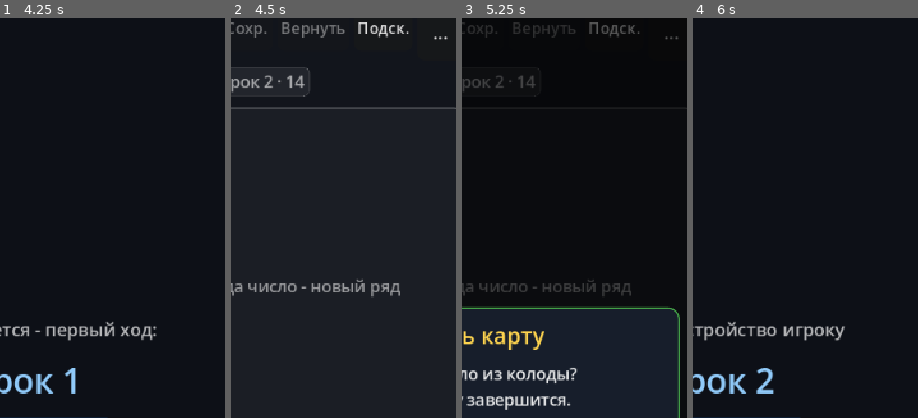
Above: before the commit, frames 1-4 (left to right).
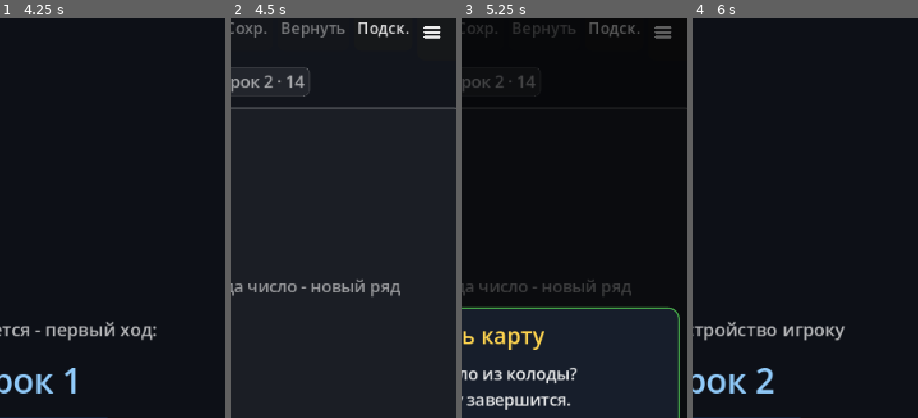
Above: after the commit, the same moments.

Repository: victor-osipov-dev/digital_game
Game: Godot game, scene res://scenes/main_menu.tscn
The game is run twice, just before and just after one commit, with the same random seed, the same clock (stepped at 60 frames per second) and the same inputs.
Inputs (mouse positions are % of the whole screen's width and height, from its top left):
- Up to frame 1 (4.25 s): click "Начать" at 0.5 s; click (93, 4) at 1.25 s; click "Колода 78" at 2 s; click "Подск." at 2.75 s; click "Взять" at 3.5 s
- Up to frame 2 (4.5 s): click "Готов(-а)" at 4.25 s
- Up to frame 3 (5.25 s): click "Колода 78" at 5 s
- Up to frame 4 (6 s): click "Взять" at 5.75 s
The pictures show only the part of the screen within x 46-96%, y 2-52%; the shares and areas given below are measured in that part.

Frame 1 is identical in both runs. In frame 2, 0.2% of the frame differs, in the area x 85-97%, y 2-6%; in frame 3, 0.2%; in frame 4, nothing differs.

Commit message:
Рисованные иконки вместо глифов: звезда джокера и бургер
По просьбе вернуть вид «как раньше»: звезда и бургер снова выглядят
как ★/☰, но шрифт тут ни при чём — обе иконки рисуются кодом и от
устройства не зависят (Web-фолбэка шрифтов нет, был тофу-квадрат).
- tile_view.gd: у джокера нет Label; звезда — полигон в _draw
  (10 вершин, пропорция 0.382, тёмная обводка x1.14 + белая);
  диаметр с обводкой держит тот же запас 6 px, что цифры.
  star_outer/star_points — static для тестов.
- game.gd: у кнопки-бургера нет текста; icon — процедурная
  ImageTexture 30px (три скруглённые полосы, как иконки чекбоксов
  в ui_theme). Тултип «Действия» на месте.
- Тесты: fit и отсутствие подписи у джокера, геометрия звезды
  (10 вершин, луч вверх, в радиусе), пиксели иконки бургера
  (середина закрашена, углы прозрачны).

Проверено: 22/22 клиентских, Web-экспорт собран. Визуально —
смотреть в браузере: звезда на джокере, бургер на узком экране.

Co-Authored-By: Claude Opus 5 (1M context) <noreply@anthropic.com>

Diff:
--- a/scripts/ui/game.gd
+++ b/scripts/ui/game.gd
@@ -380,10 +380,13 @@
 	_top_pinned = [cp_save_btn, cp_restore_btn, hint_btn]
 	_top_overflow = [help_btn, settings_btn, menu_btn]
 	_burger_btn = Button.new()
-	# Три точки вместо «☰»: триграммы нет во встроенном шрифте Web-сборки
-	# (тофу-квадрат), системного фолбэка там нет. Тултип «Действия»
-	# смысл сохраняет.
-	_burger_btn.text = Lang.t("...")
+	# Значок-бургер рисуется кодом (_burger_icon), а не глифом: триграммы
+	# нет во встроенном шрифте Web-сборки (был тофу-квадрат), системного
+	# фолбэка там же нет. Та же техника, что у рисованных иконок чекбоксов
+	# в ui_theme (PNG ради иконки не везём).
+	_burger_btn.text = ""
+	_burger_btn.icon = _burger_icon(30)
+	_burger_btn.expand_icon = false
 	_burger_btn.tooltip_text = Lang.t("Действия")
 	_burger_btn.custom_minimum_size = Vector2(60, Settings.touch(46))
 	_burger_btn.clip_text = true
@@ -394,7 +397,7 @@
 
 	# Ловец кликов мимо меню: закрывает бургер и съедает нажатие,
 	# чтобы оно не проваливалось в стол. Лежит под панелью, над всем
-	# остальным; кнопка «...» под ним, но её тап тоже ловится сюда же —
+	# остальным; кнопка-бургер под ним, но её тап тоже ловится сюда же —
 	# повторный тап закрывает, как и раньше.
 	_burger_catcher = ColorRect.new()
 	_burger_catcher.color = Color(0, 0, 0, 0)
@@ -842,6 +845,25 @@
 		_set_burger_open(false, false)
 
 
+## Значок-бургер s×s: три белые полосы со скруглёнными концами на
+## прозрачном фоне. Рисуем попиксельно, как иконки чекбоксов в ui_theme.
+func _burger_icon(s: int) -> ImageTexture:
+	var img := Image.create(s, s, false, Image.FORMAT_RGBA8)
+	img.fill(Color(0, 0, 0, 0))
+	var col := Color(1, 1, 1, 0.92)
+	var hw := float(s) * 0.31
+	var hr := maxf(1.5, float(s) * 0.06)
+	for row in [0.3, 0.5, 0.7]:
+		var yc := float(s) * float(row)
+		for y in range(s):
+			for x in range(s):
+				var dx := maxf(absf(float(x) + 0.5 - float(s) * 0.5) - hw, 0.0)
+				var dy := absf(float(y) + 0.5 - yc)
+				if Vector2(dx, dy).length() <= hr:
+					img.set_pixel(x, y, col)
+	return ImageTexture.create_from_image(img)
+
+
 func _toggle_burger_menu() -> void:
 	# Тап, закрывший меню через ловец, отдаёт ещё и release в кнопку
 	# под ним: без паузы меню тут же открылось бы обратно.
@@ -901,7 +923,7 @@
 		_burger_catcher.visible = _burger_open
 
 
-	## Панель под кнопку «...», правым краем по ней: поверх раскладки, ничего
+	## Панель под кнопку-бургер, правым краем по ней: поверх раскладки, ничего
 ## не сдвигает. Ширина — по содержимому, но не шире окна.
 func _place_burger_panel() -> void:
 	if _burger_panel == null or _burger_btn == null:
--- a/scripts/ui/tile_view.gd
+++ b/scripts/ui/tile_view.gd
@@ -76,23 +76,24 @@
 	# Число масштабируется и по фишке, и по шкале текста, но потолок —
 	# сама фишка: шире карточки цифра быть не может ни при какой
 	# настройке (0.82 оставляет запас под самый широкий глиф «88»).
-	var tile_base := int(round(ts.y * 0.4))
-	var fsize := clampi(Settings.fs(tile_base), 8, int((ts.x - 6.0) * 0.82))
-	var label := Label.new()
-	label.text = Lang.t("*") if tile.is_joker else str(tile.value)
-	label.horizontal_alignment = HORIZONTAL_ALIGNMENT_CENTER
-	label.vertical_alignment = VERTICAL_ALIGNMENT_CENTER
-	label.set_anchors_and_offsets_preset(Control.PRESET_FULL_RECT)
-	label.mouse_filter = Control.MOUSE_FILTER_IGNORE
-	label.add_theme_font_size_override("font_size", fsize)
-	label.add_theme_color_override("font_color", Color.WHITE)
-	label.add_theme_color_override("font_outline_color", Color(0, 0, 0, 0.5))
-	label.add_theme_constant_override("outline_size", maxi(2, int(fsize / 6)))
-	add_child(label)
-
+	# У джокера цифры нет: вместо неё звезда рисуется полигоном в _draw
+	# (глифа «звёздочка» нет во встроенном шрифте Web-сборки — был тофу).
 	if tile.is_joker:
 		tooltip_text = Lang.t("Джокер — заменяет любое число любого цвета")
 	else:
+		var tile_base := int(round(ts.y * 0.4))
+		var fsize := clampi(Settings.fs(tile_base), 8, int((ts.x - 6.0) * 0.82))
+		var label := Label.new()
+		label.text = str(tile.value)
+		label.horizontal_alignment = HORIZONTAL_ALIGNMENT_CENTER
+		label.vertical_alignment = VERTICAL_ALIGNMENT_CENTER
+		label.set_anchors_and_offsets_preset(Control.PRESET_FULL_RECT)
+		label.mouse_filter = Control.MOUSE_FILTER_IGNORE
+		label.add_theme_font_size_override("font_size", fsize)
+		label.add_theme_color_override("font_color", Color.WHITE)
+		label.add_theme_color_override("font_outline_color", Color(0, 0, 0, 0.5))
+		label.add_theme_constant_override("outline_size", maxi(2, int(fsize / 6)))
+		add_child(label)
 		tooltip_text = "%s %d" % [Tile.color_name(tile.color), tile.value]
 	base_alpha = modulate.a
 
@@ -126,10 +127,42 @@
 			c + Vector2(0, r), c + Vector2(-r, 0),
 		]), Color("FFD54F"))
 		return
+	# Джокер: белая звезда с тёмной обводкой по центру (вместо цифры).
+	if tile != null and tile.is_joker:
+		_draw_star()
 	# Свежие свои: взятая из колоды и только что выложенные (черновик —
 	# прозрачность и зелёная рамка при этом остаются как были).
 	if mark_drawn or mark_draft:
 		_draw_badge()
+
+
+## Внешний радиус звезды джокера под размер фишки: с обводкой (x1.14)
+## диаметр занимает ~0.82 меньшей стороны — тот же запас, что у цифр.
+static func star_outer(ts: Vector2) -> float:
+	return minf(ts.x, ts.y) * 0.36
+
+
+## Вершины пятиконечной звезды (луч вверх), 10 точек: внешний/внутренний
+## радиусы чередуются. Классическая пропорция 0.382.
+static func star_points(c: Vector2, r_out: float) -> PackedVector2Array:
+	var pts := PackedVector2Array()
+	var r_in := r_out * 0.382
+	for k in range(10):
+		var r := r_out if k % 2 == 0 else r_in
+		var a := -PI * 0.5 + float(k) * PI / 5.0
+		pts.append(c + Vector2(cos(a), sin(a)) * r)
+	return pts
+
+
+## Звезда джокера — рисованный полигон, а не глиф: звездочки нет во
+## встроенном шрифте Web-сборки (был тофу-квадрат), системного фолбэка
+## там же нет. Та же техника, что у ромба рубашки выше и галочки бейджа.
+func _draw_star() -> void:
+	var ts := Settings.tile_size()
+	var c := ts * 0.5
+	var r := star_outer(ts)
+	draw_colored_polygon(star_points(c, r * 1.14), Color(0, 0, 0, 0.5))
+	draw_colored_polygon(star_points(c, r), Color.WHITE)
 
 func _get_drag_data(pos: Vector2) -> Variant:
 	if not draggable or tile == null or controller == null:
--- a/tests/check_scene.gd
+++ b/tests/check_scene.gd
@@ -190,6 +190,17 @@
 	check(bool(inst.get("_top_collapsed")), "big text collapses top buttons into burger")
 	var burger = inst.get("_burger_btn")
 	check(burger != null and (burger as Control).visible, "burger button visible when collapsed")
+	# Значок рисуется кодом (три полосы), а не глифом: триграммы нет во
+	# встроенном шрифте Web-сборки. Текста у кнопки нет вообще.
+	check(String((burger as Button).text).is_empty(), "burger has no glyph text")
+	var bicon := (burger as Button).icon as ImageTexture
+	check(bicon != null and bicon.get_width() == bicon.get_height()
+		and bicon.get_width() >= 24, "burger icon is a square texture")
+	if bicon != null:
+		var bimg := bicon.get_image()
+		var mid := bimg.get_pixel(bimg.get_width() / 2, bimg.get_height() / 2)
+		check(mid.a > 0.5, "burger middle bar is painted")
+		check(bimg.get_pixel(0, 0).a < 0.1, "burger corners stay transparent")
 	var box = inst.get("_burger_box")
 	var bar = inst.get("_top_actions")
 	var overflowed := true
--- a/tests/check_textscale.gd
+++ b/tests/check_textscale.gd
@@ -8,8 +8,8 @@
 #   1) правый край — ни один видимый Control (за исключением
 #      содержимого горизонтально-прокручиваемых контейнеров) не
 #      вылезает за 576: именно так ломалось «даже при среднем»;
-#   2) числа в фишке — ширина «88»/«*» и высота шрифта обязаны
-#      влезать в саму фишку на всех шести размерах карточек;
+#   2) содержимое фишки — ширина «88» и рисованная звезда джокера
+#      обязаны влезать в саму фишку на всех шести размерах карточек;
 #   3) границы самого fs() — пол для мелкого текста (на «Маленьком»
 #      fs(12) не мельчает допустимого) и точная таблица значений.
 #
@@ -220,13 +220,9 @@
 		view.free()
 		return
 	var w88: float = font.get_string_size("88", HORIZONTAL_ALIGNMENT_LEFT, -1, fsize).x
-	# Джокер — ASCII-звёздочка, а не «★»: геометрических глифов нет во
-	# встроенном шрифте Web-сборки (тофу вместо символа).
-	var wstar: float = font.get_string_size("*", HORIZONTAL_ALIGNMENT_LEFT, -1, fsize).x
-	var widest := maxf(w88, wstar)
-	if widest > ts.x - 6.0:
+	if w88 > ts.x - 6.0:
 		_fail("масштаб %d, фишка %dx%d: цифра шириной %.0f не влезает"
-			% [idx, int(ts.x), int(ts.y), widest])
+			% [idx, int(ts.x), int(ts.y), w88])
 	if float(fsize) > ts.y - 2.0:
 		_fail("масштаб %d, фишка %dx%d: шрифт %d выше фишки"
 			% [idx, int(ts.x), int(ts.y), fsize])
@@ -234,6 +230,29 @@
 		_fail("масштаб %d, фишка %dx%d: шрифт %d меньше минимума"
 			% [idx, int(ts.x), int(ts.y), fsize])
 	view.free()
+	# Джокер: цифры и подписи нет (звезда — рисованный полигон, см.
+	# TileView.star_outer), диаметр с обводкой держит тот же запас 6 px.
+	var jt := Tile.new(2, Tile.TColor.RED, 0, true)
+	var jv: Control = tv_script.make(jt, false, null) as Control
+	for ch in jv.get_children():
+		if ch is Label:
+			_fail("у джокера текстовая подпись вместо рисованной звезды")
+	var sdiam: float = TileView.star_outer(ts) * 1.14 * 2.0
+	if sdiam > minf(ts.x, ts.y) - 6.0:
+		_fail("масштаб %d, фишка %dx%d: звезда диаметром %.0f не влезает"
+			% [idx, int(ts.x), int(ts.y), sdiam])
+	jv.free()
+	# Геометрия звезды: 10 вершин, верхний луч строго вверх, все точки
+	# в пределах внешнего радиуса (иначе обводка вылезет из запаса).
+	var pts := TileView.star_points(Vector2.ZERO, 100.0)
+	if pts.size() != 10:
+		_fail("звезда: вершин %d, надо 10" % pts.size())
+	elif not pts[0].is_equal_approx(Vector2(0, -100)):
+		_fail("звезда: верхний луч не вверх, got %s" % str(pts[0]))
+	else:
+		for p in pts:
+			if p.length() > 100.1:
+				_fail("звезда: точка %s за радиусом" % str(p))
 
 
 # ---------------------------------------------------------------- обход
@@ -299,10 +318,10 @@
 # ---------------------------------------------------------------- глифы Web
 
 ## Во встроенном шрифте Web-сборки нет системного фолбэка: стрелки,
-## геометрия и дингбаты рисуются тофу-квадратом. Ловили вживую: «▶»
-## у своего места в лобби, «★» джокера, «☰» кнопки-бургера — заменены
-## на «» », «*», «...». Скан идёт по коду без комментариев: в комментариях
-## эти символы безвредны. Проверяются только Web-поверхности (scripts/ui
+## геометрия и дингбаты рисуются тофу-квадратом. Поэтому в строках —
+## только символы из покрытых блоков, а звезда джокера и бургер
+## рисуются кодом (полигон/иконка). Скан идёт по коду без комментариев:
+## в комментариях эти символы безвредны. Проверяются только Web-поверхности (scripts/ui
 ## и переводы): Android-файлы сюда не входят.
 func _check_web_glyphs() -> void:
 	var risky := []
